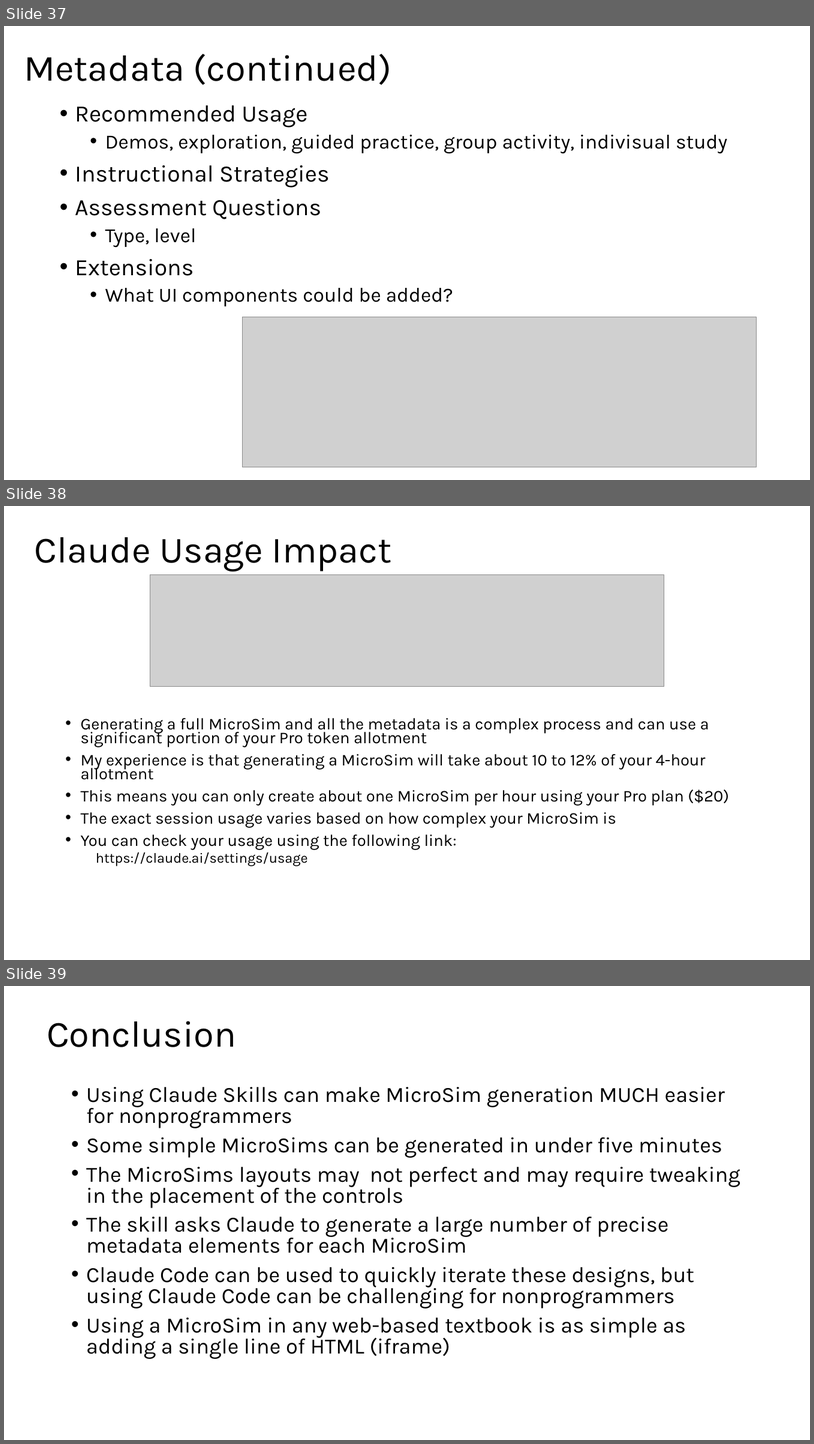
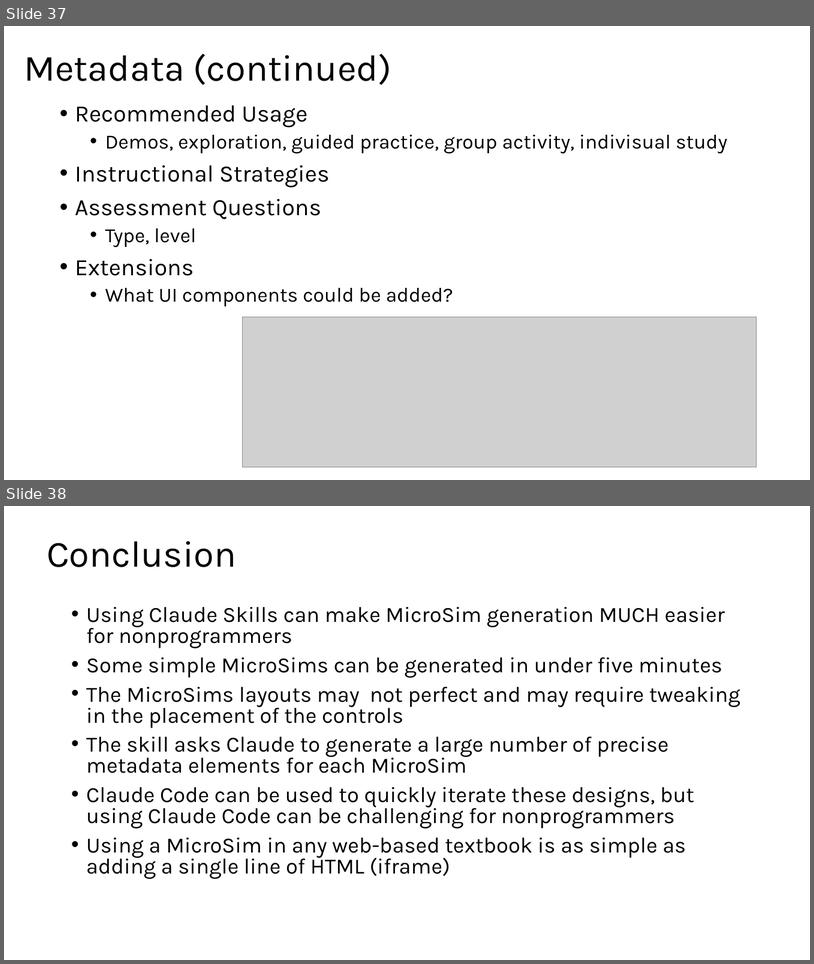
Before and after one commit to dmccreary/microsims, a slide deck: slides/Using-Claude-Skill-to-Generate-MicroSims.pptx. Shown one above the other, each under a label of ours: slides 37, 38 and 39 before the commit, slides 37 and 38 after it. The pictures are 814x1444 and 814x964 pixels, drawn with LibreOffice and Linux fonts; fonts in the diff are those of the drawing; grey boxes stand for pictures. Boxes give left, top, right and bottom in pixels: in the first picture for what was removed or moved away, otherwise in the second. Text is boxed around its words. In the diff, an @@ line names an element or a change of style, - is before the commit and + after.

Commit message:
updated slides

```diff
--- a/slides/Using-Claude-Skill-to-Generate-MicroSims.pptx
+++ b/slides/Using-Claude-Skill-to-Generate-MicroSims.pptx
@@ slide 38 removed at [4,506,810,960], background #FFFFFF @@
@@ title removed at [35,537,392,571] @@
-Claude Usage Impact
@@ picture removed at [150,575,665,686] @@
@@ text removed at [81,718,729,866] @@
-• Generating a full MicroSim and all the metadata is a complex process and can use a significant portion of your Pro token allotment
-• My experience is that generating a MicroSim will take about 10 to 12% of your 4-hour allotment
-• This means you can only create about one MicroSim per hour using your Pro plan ($20)
-• The exact session usage varies based on how complex your MicroSim is
-• You can check your usage using the following link:
-  https://claude.ai/settings/usage
@@ what was slide 39 is now slide 38 @@
```
